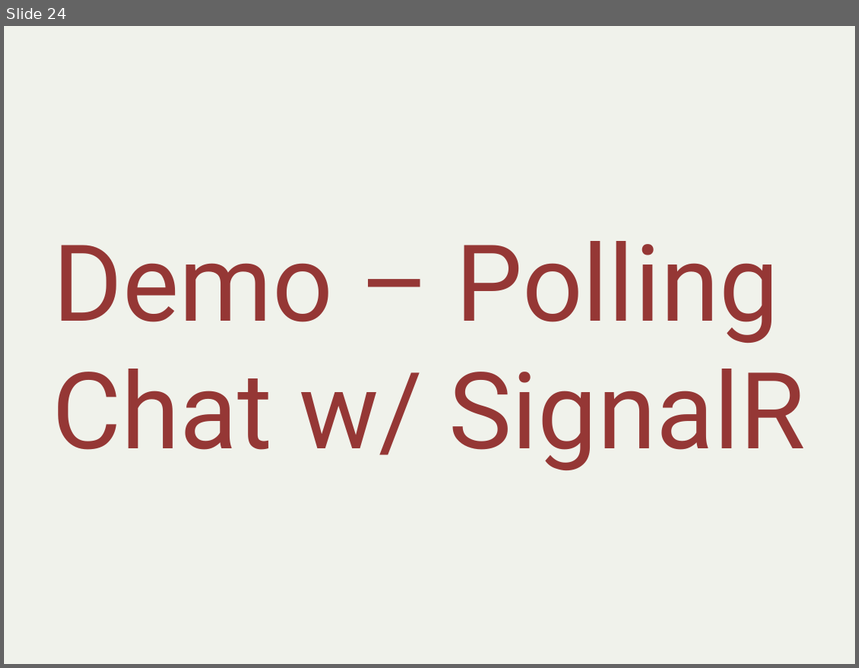
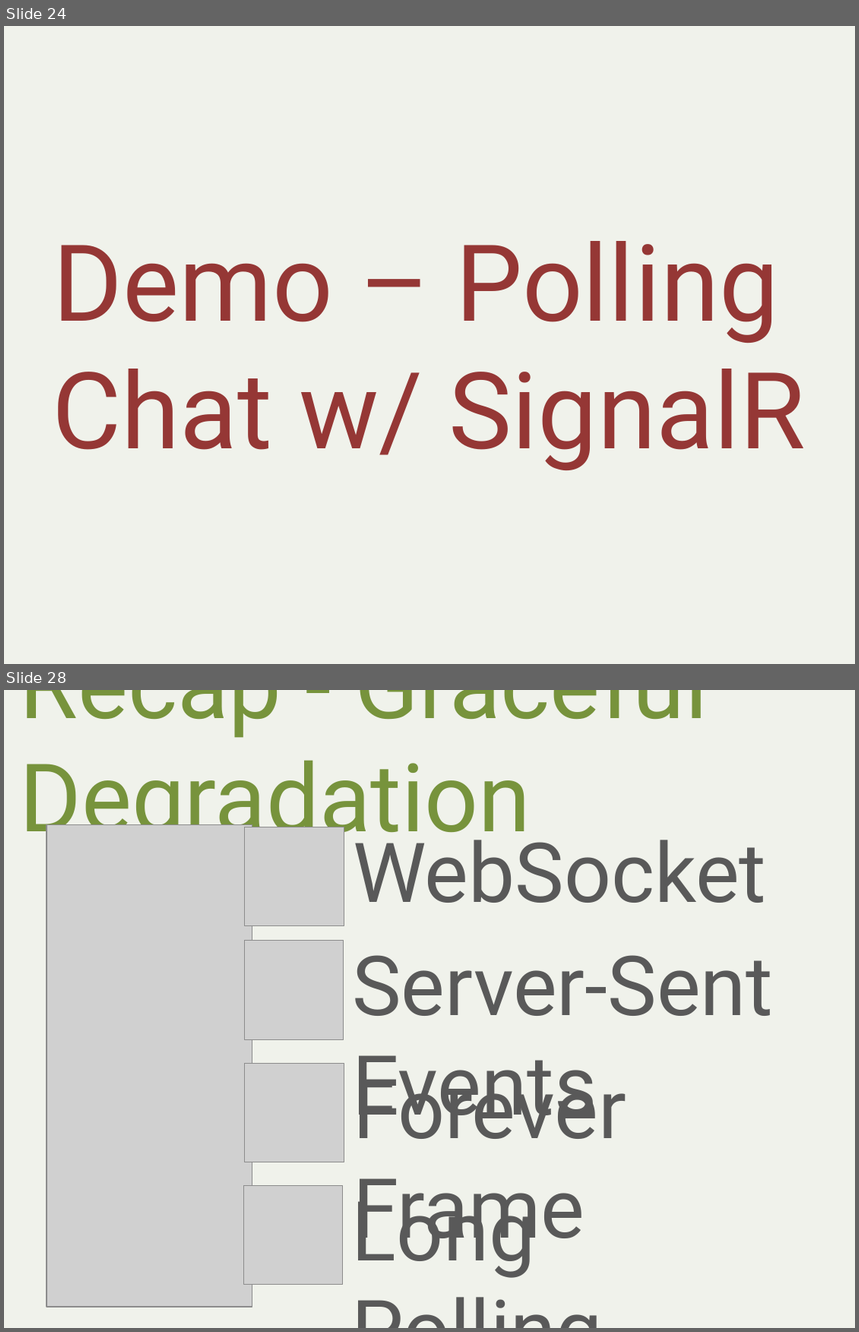
Before and after one commit to alani/Talks, a slide deck: SignalR-Intro/SignalRIntro.pptx. Shown one above the other, each under a label of ours: slide 24 before the commit, slides 24 and 28 after it; the slides between them are not shown. The pictures are 859x668 and 859x1332 pixels, drawn with LibreOffice and Linux fonts; fonts in the diff are those of the drawing; grey boxes stand for pictures. Boxes give left, top, right and bottom in pixels: in the first picture for what was removed or moved away, otherwise in the second. Text is boxed around its words. In the diff, an @@ line names an element or a change of style, - is before the commit and + after.

```diff
--- a/SignalR-Intro/SignalRIntro.pptx
+++ b/SignalR-Intro/SignalRIntro.pptx
@@ slide 28 added at bbox=[4, 690, 855, 1328], background #F0F2EB @@
@@ text added at bbox=[20, 690, 709, 853], 80 pt, text #77933C @@
+Recap - Graceful Degradation
@@ picture added at bbox=[47, 825, 253, 1307] @@
@@ text added at bbox=[353, 826, 767, 903], 70 pt, text #595959 @@
+WebSocket
@@ picture added at bbox=[245, 827, 344, 926] @@
@@ picture added at bbox=[244, 941, 343, 1040] @@
@@ text added at bbox=[352, 955, 773, 1135], 70 pt, text #595959 @@
+Server-Sent Events
@@ picture added at bbox=[245, 1064, 344, 1163] @@
@@ text added at bbox=[353, 1062, 626, 1257], 70 pt, text #595959 @@
+Forever Frame
@@ picture added at bbox=[244, 1186, 343, 1284] @@
@@ text added at bbox=[352, 1185, 536, 1278], 70 pt, text #595959 @@
+Long Polling
```
Also in this commit, not shown: 10 slides changed, 5 other slides added, 5 slides removed, 3 other files.
